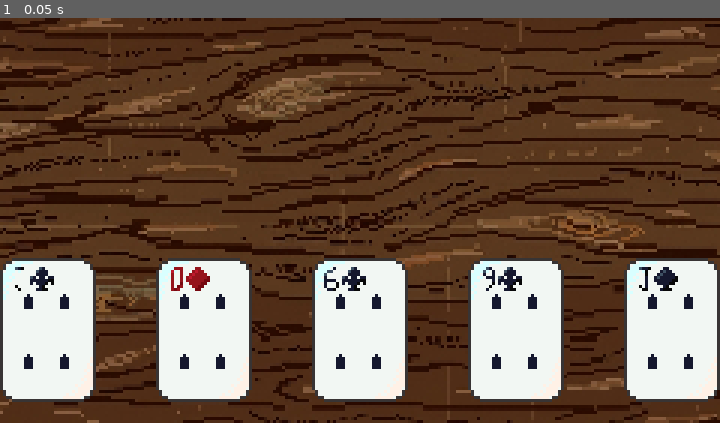
Above: before the commit, frame 1.
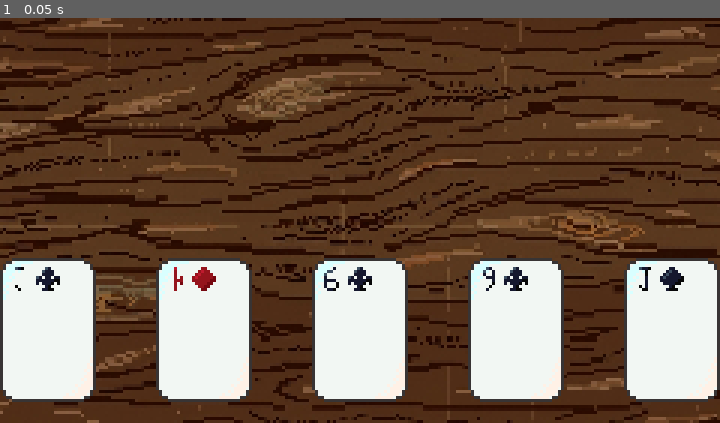
Above: after the commit, the same moment.

Repository: TESTLYgribble/CRAD
Game: Godot game, scene res://Scenes/main.tscn
Two runs of this game, one before a commit and one after it. Both use one fixed random seed, a clock stepped at 60 frames per second and the inputs below.
Inputs:
- Up to frame 1 (0.05 s): no input

The runs differ from the first frame. In frame 1, 1.5% of the frame differs, in the area x 3-97%, y 61-87%.

Commit message:
minor fixes related to debugging and Card Gen

Diff:
--- a/Scenes/card.tscn
+++ b/Scenes/card.tscn
@@ -92,6 +92,10 @@
 atlas = ExtResource("2_u5wvb")
 region = Rect2(55, 89, 5, 8)
 
+[sub_resource type="AtlasTexture" id="AtlasTexture_xnv4g"]
+atlas = ExtResource("2_u5wvb")
+region = Rect2(68, 89, 8, 8)
+
 [sub_resource type="AtlasTexture" id="AtlasTexture_oaj0s"]
 atlas = ExtResource("2_u5wvb")
 region = Rect2(6, 69, 5, 8)
@@ -138,6 +142,9 @@
 }, {
 "duration": 1.0,
 "texture": SubResource("AtlasTexture_kicxe")
+}, {
+"duration": 1.0,
+"texture": SubResource("AtlasTexture_xnv4g")
 }, {
 "duration": 1.0,
 "texture": SubResource("AtlasTexture_oaj0s")
@@ -215,7 +222,7 @@
 
 [node name="Card_symbol" type="AnimatedSprite2D" parent="whiteCard" unique_id=336866556]
 texture_filter = 1
-position = Vector2(-2, -17)
+position = Vector2(0, -17)
 sprite_frames = SubResource("SpriteFrames_1i5pp")
 animation = &"sym_Types"
 
--- a/Scripts/card.gd
+++ b/Scripts/card.gd
@@ -13,12 +13,13 @@
 	type = "NULL"
 }
 
-func _ready() -> void:
+func GenerateCard() -> void:
 	if card_value and card_value.material:
 		card_value.material = card_value.material.duplicate()
 		card_color = card_value.material as ShaderMaterial
+	print("Card ready:", name, " Parent:", get_parent())
+	print(get_path())
 
-	randomize()
 	Rnd_Card_Gen()
 	randomCardDetails()
 	checkBlack()
--- a/Scripts/card_small_face.gd
+++ b/Scripts/card_small_face.gd
@@ -1,15 +1 @@
 extends TileMapLayer
-
-@onready var card = owner
-var cardPattern:TileMapPattern
-const patternStart = Vector2i(2,0)
-var intCardFaceValue = 3
-
-
-
-func faceValAssign():
-	cardPattern = tile_set.get_pattern(intCardFaceValue-1)
-	set_pattern(patternStart,cardPattern)
-
-func _ready() -> void:
-	faceValAssign()
--- a/Scripts/main.gd
+++ b/Scripts/main.gd
@@ -16,6 +16,8 @@
 		card.position = Vector2(cardPos_X + (i * cardOffset), cardPos_Y)
 
 		add_child(card)
+		card.GenerateCard()
 
 func _ready() -> void:
+	randomize()
 	card_Spawn()
Binary file changed: Art/cardSprites.png
